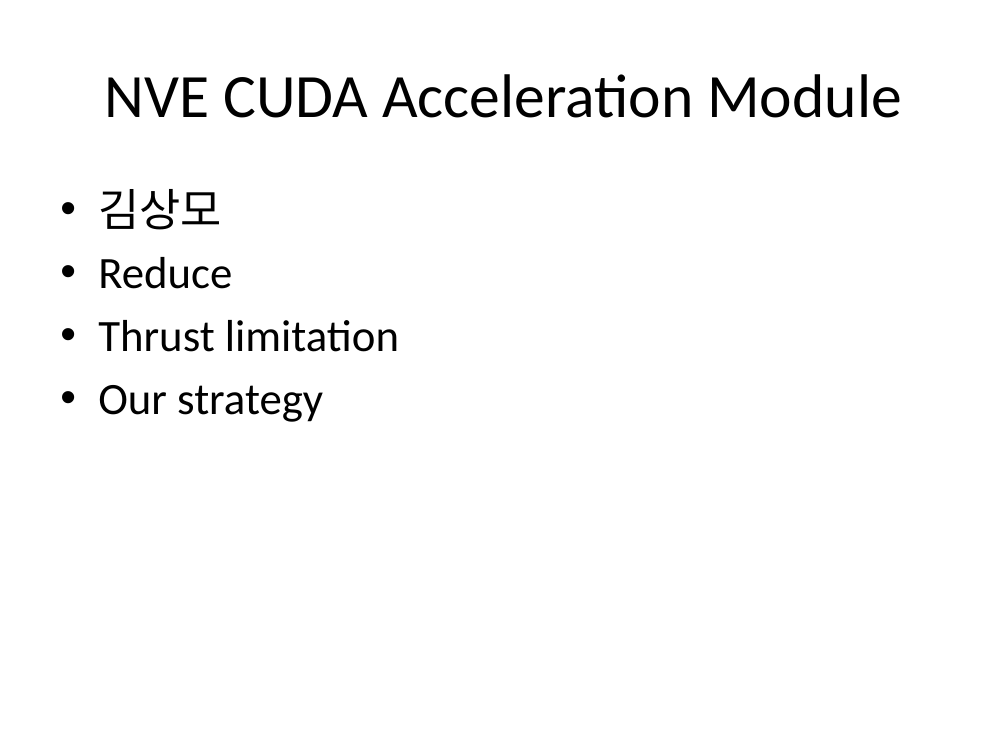
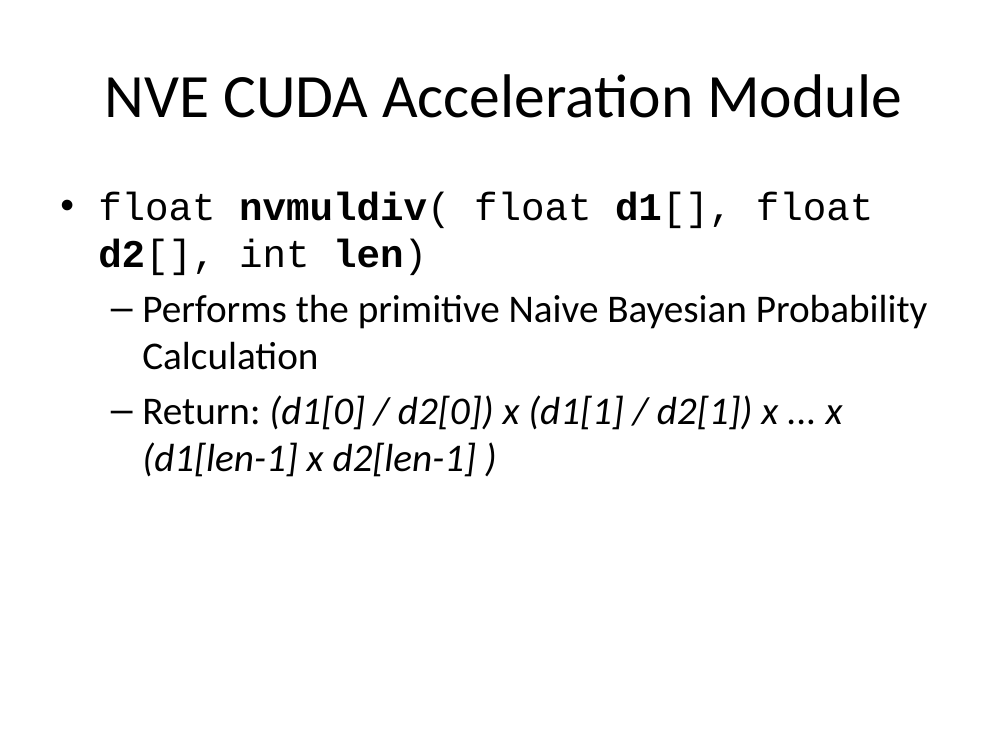
Before and after one commit to in1004kyu/news_recommend, a slide deck: slide 7 of Documents/ProgressUpdate_20130501.pptx (slide 6 before the commit). Drawn at 1008x756 pixels with LibreOffice and Linux fonts; fonts in the diff are those of the drawing. Boxes give left, top, right and bottom in pixels: in the first picture for what was removed or moved away, otherwise in the second. Text is boxed around its words. In the diff, an @@ line names an element or a change of style, - is before the commit and + after.

```diff
--- a/Documents/ProgressUpdate_20130501.pptx
+++ b/Documents/ProgressUpdate_20130501.pptx
@@ text at [98,192,927,477]: text changed; size 32 to 28 pt @@
-• 김상모
-• Reduce
-• Thrust limitation
-• Our strategy
+• float nvmuldiv( float d1[], float d2[], int len)
+  – Performs the primitive Naive Bayesian Probability Calculation
+  – Return: (d1[0] / d2[0]) x (d1[1] / d2[1]) x ... x (d1[len-1] x d2[len-1] )
```
Also in this commit, not shown: 1 other slide changed, 9 slides added, 6 slides removed, 4 other files.
